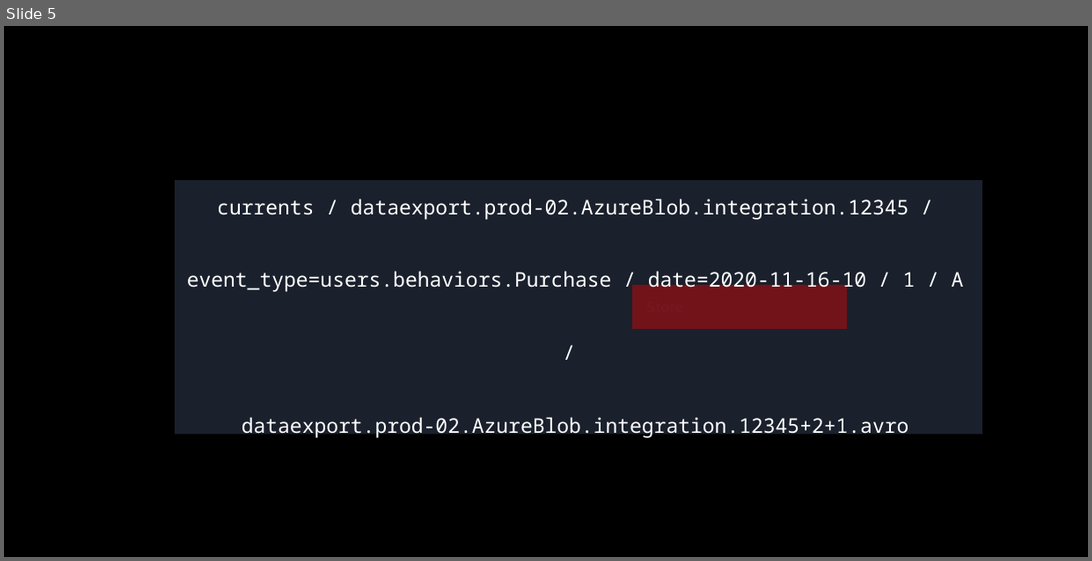
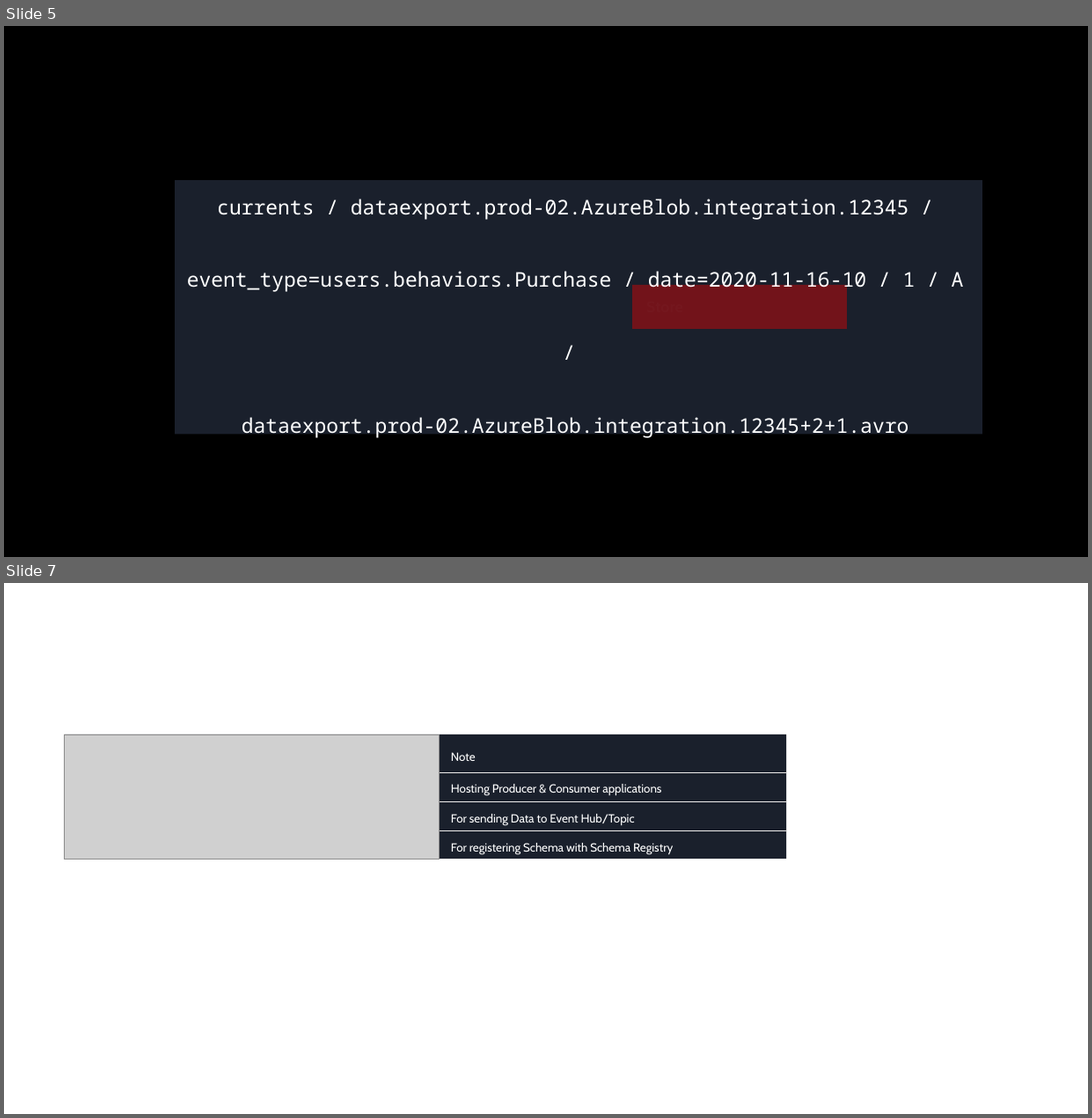
Before and after one commit to mdrakiburrahman/rakirahman.me, a slide deck: src/assets/graphics/PPT/content.pptx. Shown one above the other, each under a label of ours: slide 5 before the commit, slides 5 and 7 after it; the slides between them are not shown. The pictures are 1092x561 and 1092x1118 pixels, drawn with LibreOffice and Linux fonts; fonts in the diff are those of the drawing; grey boxes stand for pictures; background and template pictures are left out. Boxes give left, top, right and bottom in pixels: in the first picture for what was removed or moved away, otherwise in the second. Text is boxed around its words. In the diff, an @@ line names an element or a change of style, - is before the commit and + after.

```diff
--- a/src/assets/graphics/PPT/content.pptx
+++ b/src/assets/graphics/PPT/content.pptx
@@ slide 7 added at (4, 583, 1088, 1114), background #FFFFFF @@
@@ rectangle added at (64, 734, 786, 858), fill #1A202C @@
@@ picture added at (64, 734, 439, 859) @@
@@ text added at (451, 752, 476, 761), 10.5 pt, text #FFFFFF @@
+Note
@@ line added from (431, 773) to (786, 773), #F0EEED 0.85 pt @@
@@ text added at (451, 784, 661, 796), 10.5 pt, text #FFFFFF @@
+Hosting Producer & Consumer applications
@@ line added from (431, 802) to (786, 802), #F0EEED 0.85 pt @@
@@ text added at (451, 814, 635, 825), 10.5 pt, text #FFFFFF @@
+For sending Data to Event Hub/Topic
@@ line added from (431, 830) to (786, 830), #F0EEED 0.85 pt @@
@@ text added at (451, 843, 673, 854), 10.5 pt, text #FFFFFF @@
+For registering Schema with Schema Registry
@@ line added from (431, 859) to (786, 859), #F0EEED 0.85 pt @@
```
Also in this commit, not shown: 1 other slide added, 19 other files.
